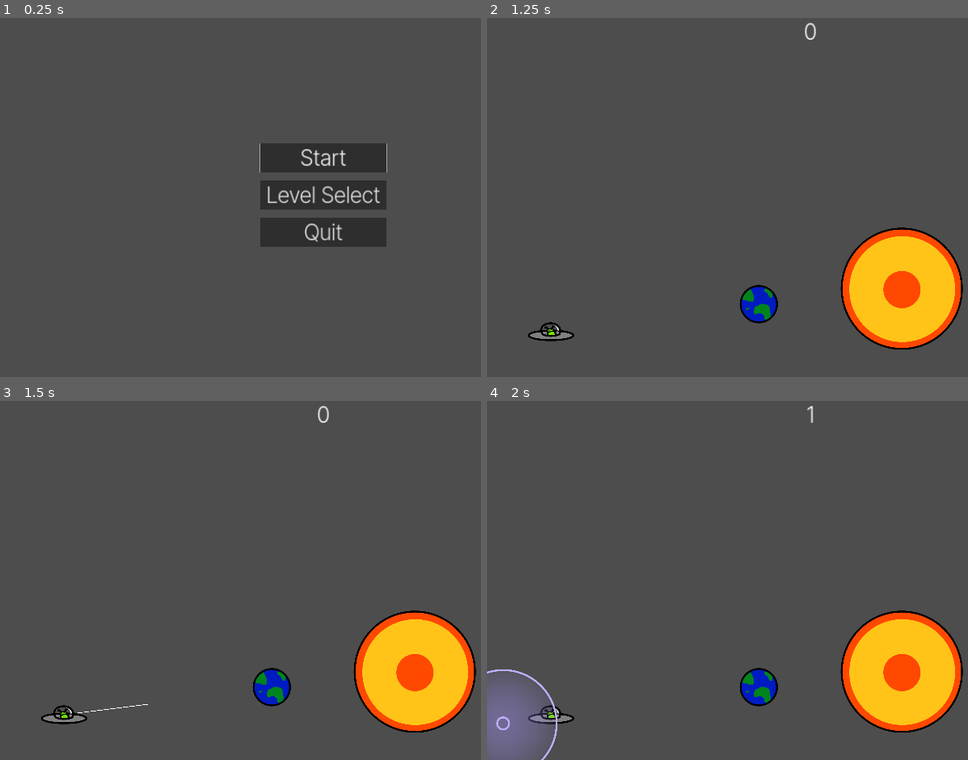
Above: before the commit, frames 1-4 (two rows, left to right).
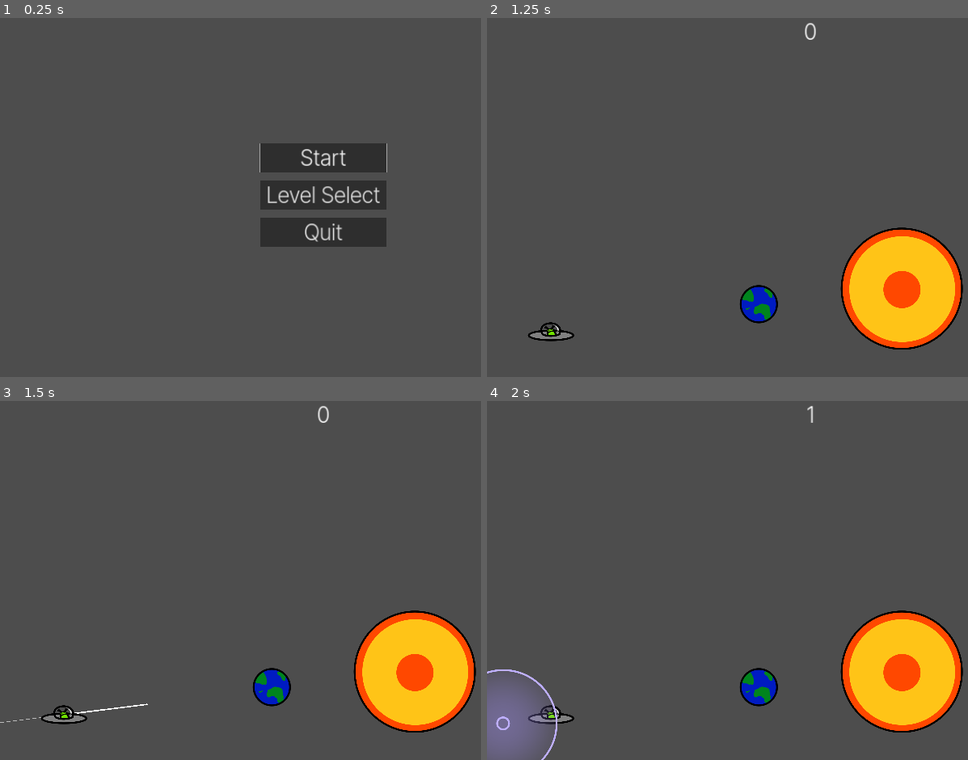
Above: after the commit, the same moments.

Repository: Afterglow375/godot_jam_03
Game: Godot game, scene res://scenes/ui/main_menu.tscn
Two runs of this game, one before a commit and one after it. Both use one fixed random seed, a clock stepped at 60 frames per second and the inputs below.
Inputs (mouse positions are in pixels of both pictures, inside the frame that each line leads up to):
- Up to frame 1 (0.25 s): no input
- Up to frame 2 (1.25 s): click "Start" at 0.5 s
- Up to frame 3 (1.5 s): tap Enter at 1.25 s; drag from (62, 713) to (413, 670) at 1.27 s
- Up to frame 4 (2 s): no input

Frames 1-2 are identical in both runs. In frame 3, less than 0.1% of the frame differs, in the area x 0-31%, y 84-90%; in frame 4, nothing differs.

Commit message:
Added sounds

Diff:
--- a/project.godot
+++ b/project.godot
@@ -28,4 +28,4 @@
 
 [gui]
 
-theme/custom_font="res://assets/InterTight-Light.ttf"
+theme/custom_font="res://assets/sprites/InterTight-Light.ttf"
--- a/scenes/entities/earth.tscn
+++ b/scenes/entities/earth.tscn
@@ -1,7 +1,8 @@
-[gd_scene load_steps=4 format=3 uid="uid://861gfsuj7lom"]
+[gd_scene load_steps=5 format=3 uid="uid://861gfsuj7lom"]
 
 [ext_resource type="Script" path="res://scripts/entities/earth.gd" id="1_in325"]
-[ext_resource type="Texture2D" uid="uid://depds2gq2ws1a" path="res://assets/earth.png" id="1_shhhv"]
+[ext_resource type="Texture2D" uid="uid://b0dcofcpw16o" path="res://assets/sprites/earth.png" id="2_k7k3a"]
+[ext_resource type="AudioStream" uid="uid://bsgadrvjm4yxl" path="res://assets/audio/earth_wall.wav" id="3_jukb4"]
 
 [sub_resource type="CircleShape2D" id="CircleShape2D_7ujfu"]
 radius = 111.0
@@ -15,4 +16,9 @@
 shape = SubResource("CircleShape2D_7ujfu")
 
 [node name="Sprite2D" type="Sprite2D" parent="."]
-texture = ExtResource("1_shhhv")
+texture = ExtResource("2_k7k3a")
+
+[node name="EarthWallSound" type="AudioStreamPlayer" parent="."]
+stream = ExtResource("3_jukb4")
+
+[connection signal="body_entered" from="." to="." method="_on_body_entered"]
--- a/scenes/entities/projectile.tscn
+++ b/scenes/entities/projectile.tscn
@@ -1,9 +1,10 @@
-[gd_scene load_steps=7 format=3 uid="uid://bhyk5hbgs2hno"]
+[gd_scene load_steps=8 format=3 uid="uid://bhyk5hbgs2hno"]
 
-[ext_resource type="Texture2D" uid="uid://bvf6nvimyp48e" path="res://assets/projectile_bg.png" id="1_cwh5h"]
 [ext_resource type="Script" path="res://scripts/entities/inner_projectile.gd" id="1_guw06"]
-[ext_resource type="Texture2D" uid="uid://2pu4singbj38" path="res://assets/projectile.png" id="2_nj4ge"]
 [ext_resource type="Script" path="res://scripts/entities/outer_projectile.gd" id="2_p2sqb"]
+[ext_resource type="Texture2D" uid="uid://bvf6nvimyp48e" path="res://assets/sprites/projectile_bg.png" id="3_qwixt"]
+[ext_resource type="Texture2D" uid="uid://2pu4singbj38" path="res://assets/sprites/projectile.png" id="4_3mbai"]
+[ext_resource type="AudioStream" uid="uid://c5u8usi7w5iht" path="res://assets/audio/projectile_wall.wav" id="5_5pssr"]
 
 [sub_resource type="CircleShape2D" id="CircleShape2D_kllct"]
 radius = 36.1248
@@ -28,10 +29,14 @@
 shape = SubResource("CircleShape2D_c8q60")
 
 [node name="Sprite2D" type="Sprite2D" parent="."]
-texture = ExtResource("1_cwh5h")
+texture = ExtResource("3_qwixt")
 
 [node name="Sprite2D2" type="Sprite2D" parent="."]
-texture = ExtResource("2_nj4ge")
+texture = ExtResource("4_3mbai")
 
+[node name="WallCollision" type="AudioStreamPlayer" parent="."]
+stream = ExtResource("5_5pssr")
+
+[connection signal="body_entered" from="." to="." method="_on_body_entered"]
 [connection signal="body_entered" from="Outer Projectile" to="Outer Projectile" method="_on_body_entered"]
 [connection signal="body_exited" from="Outer Projectile" to="Outer Projectile" method="_on_body_exited"]
--- a/scenes/entities/spaceship.tscn
+++ b/scenes/entities/spaceship.tscn
@@ -1,10 +1,11 @@
-[gd_scene load_steps=4 format=3 uid="uid://ctfq16ucdtgys"]
+[gd_scene load_steps=5 format=3 uid="uid://ctfq16ucdtgys"]
 
-[ext_resource type="Texture2D" uid="uid://clqyml6hl7uvp" path="res://assets/alien.png" id="1_ayst8"]
 [ext_resource type="Script" path="res://scripts/entities/spaceship.gd" id="1_sllql"]
+[ext_resource type="Texture2D" uid="uid://clqyml6hl7uvp" path="res://assets/sprites/alien.png" id="2_u6ml1"]
+[ext_resource type="AudioStream" uid="uid://dakhme185xper" path="res://assets/audio/projectile_shot.wav" id="3_5wit6"]
 
 [sub_resource type="CircleShape2D" id="CircleShape2D_c2t8e"]
-radius = 97.2523
+radius = 93.0054
 
 [node name="Spaceship" type="Area2D"]
 script = ExtResource("1_sllql")
@@ -12,8 +13,24 @@
 [node name="CollisionShape2D" type="CollisionShape2D" parent="."]
 shape = SubResource("CircleShape2D_c2t8e")
 
-[node name="Line2D" type="Line2D" parent="."]
-width = 4.0
+[node name="SlingshotLine" type="Line2D" parent="."]
+points = PackedVector2Array(157, 147)
+width = 8.0
+
+[node name="TrajectoryLine" type="Line2D" parent="."]
+width = 3.0
+default_color = Color(1, 1, 1, 0.627451)
+joint_mode = 2
+begin_cap_mode = 2
+end_cap_mode = 2
+antialiased = true
+
+[node name="TrajectoryRaycast" type="RayCast2D" parent="."]
+collision_mask = 2
 
 [node name="Sprite2D" type="Sprite2D" parent="."]
-texture = ExtResource("1_ayst8")
+texture = ExtResource("2_u6ml1")
+
+[node name="ShootSound" type="AudioStreamPlayer" parent="."]
+stream = ExtResource("3_5wit6")
+volume_db = -10.0
--- a/scenes/entities/sun.tscn
+++ b/scenes/entities/sun.tscn
@@ -1,7 +1,7 @@
 [gd_scene load_steps=4 format=3 uid="uid://bk1ng8ft4k13r"]
 
-[ext_resource type="Texture2D" uid="uid://grtclsyvb8ap" path="res://assets/sun.png" id="1_50wgs"]
 [ext_resource type="Script" path="res://scripts/entities/sun.gd" id="1_jkyhw"]
+[ext_resource type="Texture2D" uid="uid://grtclsyvb8ap" path="res://assets/sprites/sun.png" id="2_qms23"]
 
 [sub_resource type="CircleShape2D" id="CircleShape2D_4isk3"]
 radius = 364.0
@@ -10,7 +10,7 @@
 script = ExtResource("1_jkyhw")
 
 [node name="Sprite2D" type="Sprite2D" parent="."]
-texture = ExtResource("1_50wgs")
+texture = ExtResource("2_qms23")
 
 [node name="CollisionShape2D" type="CollisionShape2D" parent="."]
 shape = SubResource("CircleShape2D_4isk3")
--- a/scenes/ui/HUD.tscn
+++ b/scenes/ui/HUD.tscn
@@ -1,7 +1,7 @@
 [gd_scene load_steps=3 format=3 uid="uid://ta2p14py4etx"]
 
-[ext_resource type="FontFile" uid="uid://bcf67jwh7668c" path="res://assets/InterTight-Light.ttf" id="1_c3jpv"]
 [ext_resource type="Script" path="res://scripts/ui/hud.gd" id="1_yjnxe"]
+[ext_resource type="FontFile" uid="uid://bcf67jwh7668c" path="res://assets/sprites/InterTight-Light.ttf" id="2_51i8u"]
 
 [node name="HUD" type="CanvasLayer"]
 script = ExtResource("1_yjnxe")
@@ -14,7 +14,7 @@
 offset_right = 1.0
 offset_bottom = 185.0
 grow_horizontal = 2
-theme_override_fonts/font = ExtResource("1_c3jpv")
+theme_override_fonts/font = ExtResource("2_51i8u")
 theme_override_font_sizes/font_size = 128
 text = "0"
 horizontal_alignment = 1
--- a/scenes/ui/pause_menu.tscn
+++ b/scenes/ui/pause_menu.tscn
@@ -1,7 +1,7 @@
 [gd_scene load_steps=3 format=3 uid="uid://du7btdyj4ge44"]
 
 [ext_resource type="Script" path="res://scripts/ui/pause_menu.gd" id="1_0pi5o"]
-[ext_resource type="FontFile" uid="uid://bcf67jwh7668c" path="res://assets/InterTight-Light.ttf" id="1_oqxnm"]
+[ext_resource type="FontFile" uid="uid://bcf67jwh7668c" path="res://assets/sprites/InterTight-Light.ttf" id="2_0v0cw"]
 
 [node name="CanvasLayer" type="CanvasLayer"]
 script = ExtResource("1_0pi5o")
@@ -51,13 +51,13 @@
 
 [node name="Continue" type="Button" parent="Control/Panel/VBoxContainer"]
 layout_mode = 2
-theme_override_fonts/font = ExtResource("1_oqxnm")
+theme_override_fonts/font = ExtResource("2_0v0cw")
 theme_override_font_sizes/font_size = 128
 text = "Continue"
 
 [node name="Retry" type="Button" parent="Control/Panel/VBoxContainer"]
 layout_mode = 2
-theme_override_fonts/font = ExtResource("1_oqxnm")
+theme_override_fonts/font = ExtResource("2_0v0cw")
 theme_override_font_sizes/font_size = 128
 text = "Retry"
 
--- a/scenes/ui/win_popup.tscn
+++ b/scenes/ui/win_popup.tscn
@@ -1,7 +1,8 @@
-[gd_scene load_steps=3 format=3 uid="uid://bm8xkbphah7sv"]
+[gd_scene load_steps=4 format=3 uid="uid://bm8xkbphah7sv"]
 
 [ext_resource type="Script" path="res://scripts/ui/win_popup.gd" id="1_8d536"]
-[ext_resource type="FontFile" uid="uid://bcf67jwh7668c" path="res://assets/InterTight-Light.ttf" id="1_gwqe4"]
+[ext_resource type="FontFile" uid="uid://bcf67jwh7668c" path="res://assets/sprites/InterTight-Light.ttf" id="2_gcixn"]
+[ext_resource type="AudioStream" uid="uid://c3w7enuyymyka" path="res://assets/audio/626950__maikkihapsis__tadaa.wav" id="3_4seb8"]
 
 [node name="WinPopup" type="CanvasLayer"]
 script = ExtResource("1_8d536")
@@ -28,7 +29,7 @@
 
 [node name="Label" type="Label" parent="Panel/VBoxContainer"]
 layout_mode = 2
-theme_override_fonts/font = ExtResource("1_gwqe4")
+theme_override_fonts/font = ExtResource("2_gcixn")
 theme_override_font_sizes/font_size = 128
 text = "You won!"
 
@@ -77,6 +78,11 @@
 theme_override_font_sizes/font_size = 128
 text = "Level Select"
 
+[node name="VictorySound" type="AudioStreamPlayer" parent="."]
+stream = ExtResource("3_4seb8")
+volume_db = -10.0
+pitch_scale = 1.34
+
 [connection signal="pressed" from="Panel/HBoxContainer/NextLevelButton" to="." method="_on_next_level_button_pressed"]
 [connection signal="pressed" from="Panel/HBoxContainer/RetryButton" to="." method="_on_retry_button_pressed"]
 [connection signal="pressed" from="Panel/HBoxContainer/LevelSelectButton" to="." method="_on_level_select_button_pressed"]
--- a/scripts/entities/earth.gd
+++ b/scripts/entities/earth.gd
@@ -1,4 +1,12 @@
 extends RigidBody2D
+
+var earth_wall: AudioStreamPlayer = null
+
+func _ready():
+	earth_wall = $EarthWallSound
+	# Enable contact monitoring for collision detection
+	contact_monitor = true
+	max_contacts_reported = 1
 
 # Function to get the collision radius of the Earth
 func get_collision_radius() -> float:
@@ -6,3 +14,6 @@
 	if collision_shape and collision_shape.shape is CircleShape2D:
 		return collision_shape.shape.radius
 	return 0.0
+
+func _on_body_entered(body):
+	earth_wall.play()
--- a/scripts/entities/inner_projectile.gd
+++ b/scripts/entities/inner_projectile.gd
@@ -1,15 +1,22 @@
 extends RigidBody2D
+
+@onready var wall_collision_sound: AudioStreamPlayer = $WallCollision
 
 const BASE_SPEED: float = 2000.0
 
 # Called when the node enters the scene tree for the first time.
 func _ready():
-	pass # Replace with function body.
-
+	# Enable contact monitoring for collision detection
+	contact_monitor = true
+	max_contacts_reported = 1
 
 # Called every frame. 'delta' is the elapsed time since the previous frame.
 func _process(delta):
 	pass
+
+func _on_body_entered(body):
+	if body is StaticBody2D and not wall_collision_sound.playing:
+		wall_collision_sound.play()
 
 # Launch the projectile in the specified direction
 func launch(direction: Vector2, speed_multiplier: float = 1.0) -> void:
--- a/scripts/entities/spaceship.gd
+++ b/scripts/entities/spaceship.gd
@@ -5,13 +5,18 @@
 
 var is_mouse_held: bool = false
 var line: Line2D
+var trajectory_line: Line2D = null  # Line for trajectory
 var current_line_end: Vector2 = Vector2.ZERO
 var drag_started_in_area: bool = false
 var level: Node = null  # Reference to the level
+var ray_cast: RayCast2D = null  # RayCast for collision detection
+var shoot_sound: AudioStreamPlayer = null
 
 func _ready():
-	line = $Line2D
-	line.clear_points()
+	line = $SlingshotLine
+	trajectory_line = $TrajectoryLine
+	ray_cast = $TrajectoryRaycast
+	shoot_sound = $ShootSound
 
 	# Store reference to the level
 	level = get_tree().current_scene
@@ -28,8 +33,10 @@
 			if drag_started_in_area:  # Only launch if drag started in area
 				launch_projectile()
 				drag_started_in_area = false
+
+				line.clear_points()
+				trajectory_line.clear_points()
 			is_mouse_held = false
-			line.clear_points()
 
 func _process(delta):
 	if is_mouse_held:
@@ -41,9 +48,36 @@
 		if length > MAX_LINE_LENGTH:
 			current_line_end = mouse_pos.normalized() * MAX_LINE_LENGTH
 
+		# Draw the input line
 		line.clear_points()
 		line.add_point(Vector2.ZERO)  # Center of the Area2D
 		line.add_point(current_line_end)  # Clamped position for line
+
+		# Calculate the direction and show trajectory
+		var direction: Vector2 = -current_line_end.normalized()
+
+		# Update trajectory line using raycast
+		update_trajectory_line(direction)
+
+# Updates the trajectory line using a raycast to detect wall collisions
+func update_trajectory_line(direction: Vector2) -> void:
+	trajectory_line.clear_points()
+
+	# Add start point (spaceship position)
+	trajectory_line.add_point(Vector2.ZERO)
+
+	# Set raycast direction and distance
+	ray_cast.target_position = direction * 5000  # Long enough to hit any wall
+	ray_cast.force_raycast_update()
+
+	# Add endpoint based on collision
+	if ray_cast.is_colliding():
+		# Get collision point in local coordinates
+		var collision_point: Vector2 = to_local(ray_cast.get_collision_point())
+		trajectory_line.add_point(collision_point)
+	else:
+		# If no collision, just show a very long line
+		trajectory_line.add_point(direction * 2000)
 
 func launch_projectile() -> void:
 	if current_line_end.length() > 0:
@@ -60,6 +94,8 @@
 		# Increment the score
 		increment_score()
 
+		shoot_sound.play()
+
 # Add 1 to the score
 func increment_score() -> void:
 	# Use the stored level reference
--- a/scripts/systems/level.gd
+++ b/scripts/systems/level.gd
@@ -100,6 +100,7 @@
 		toggle_pause_menu()
 
 	win_popup.set_scores(score, accuracy_score)
+	win_popup.play_victory_sound()
 	win_popup.show()
 
 func _on_next_level():
--- a/scripts/ui/win_popup.gd
+++ b/scripts/ui/win_popup.gd
@@ -2,6 +2,8 @@
 
 signal next_level
 signal retry_level
+
+@onready var victory_sound: AudioStreamPlayer = $VictorySound
 
 func _ready():
 	hide()
@@ -13,6 +15,9 @@
 	$Panel/VBoxContainer/AccuracyLabel.text = "Accuracy Score: " + str(accuracy_score)
 	$Panel/VBoxContainer/TotalScoreLabel.text = "Total Score: " + str(total_score)
 
+func play_victory_sound() -> void:
+	victory_sound.play()
+
 func _on_level_select_button_pressed() -> void:
 	get_tree().change_scene_to_file("res://scenes/ui/level_select.tscn")
 
Not shown, added: assets/audio/626950__maikkihapsis__tadaa.wav.import
Not shown, added: assets/audio/earth_wall.wav.import
Not shown, added: assets/audio/projectile_shot.wav.import
Not shown, added: assets/audio/projectile_wall.wav.import
Renamed: assets/InterTight-Light.ttf -> assets/sprites/InterTight-Light.ttf
Not shown, changed: assets/sprites/InterTight-Light.ttf.import
Renamed: assets/alien.png -> assets/sprites/alien.png
Not shown, changed: assets/sprites/alien.png.import
Renamed: assets/earth.png -> assets/sprites/earth.png
Not shown, changed: assets/sprites/earth.png.import
Renamed: assets/projectile.png -> assets/sprites/projectile.png
Not shown, changed: assets/sprites/projectile.png.import
(and 8 more such lines)
